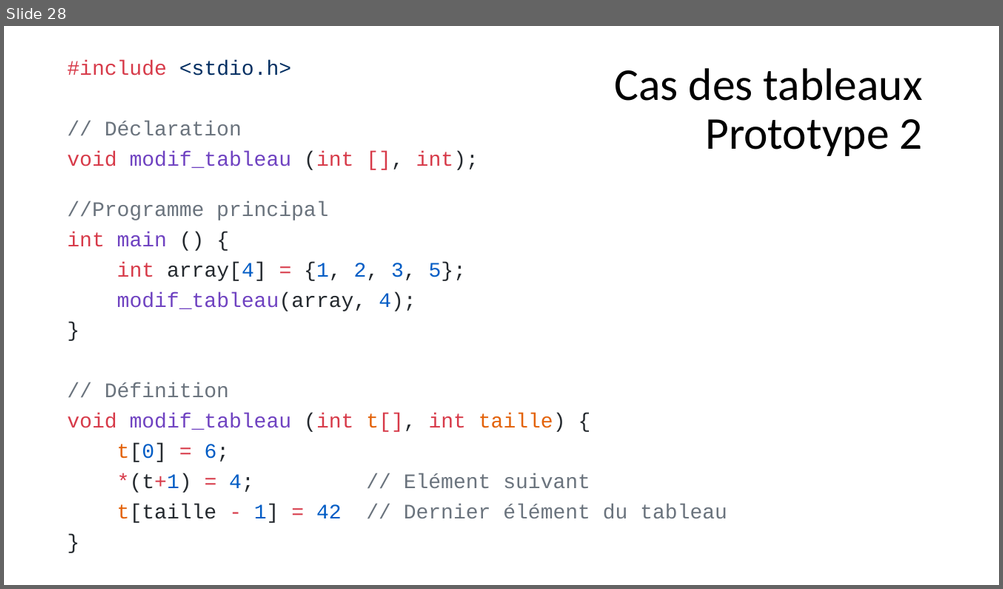
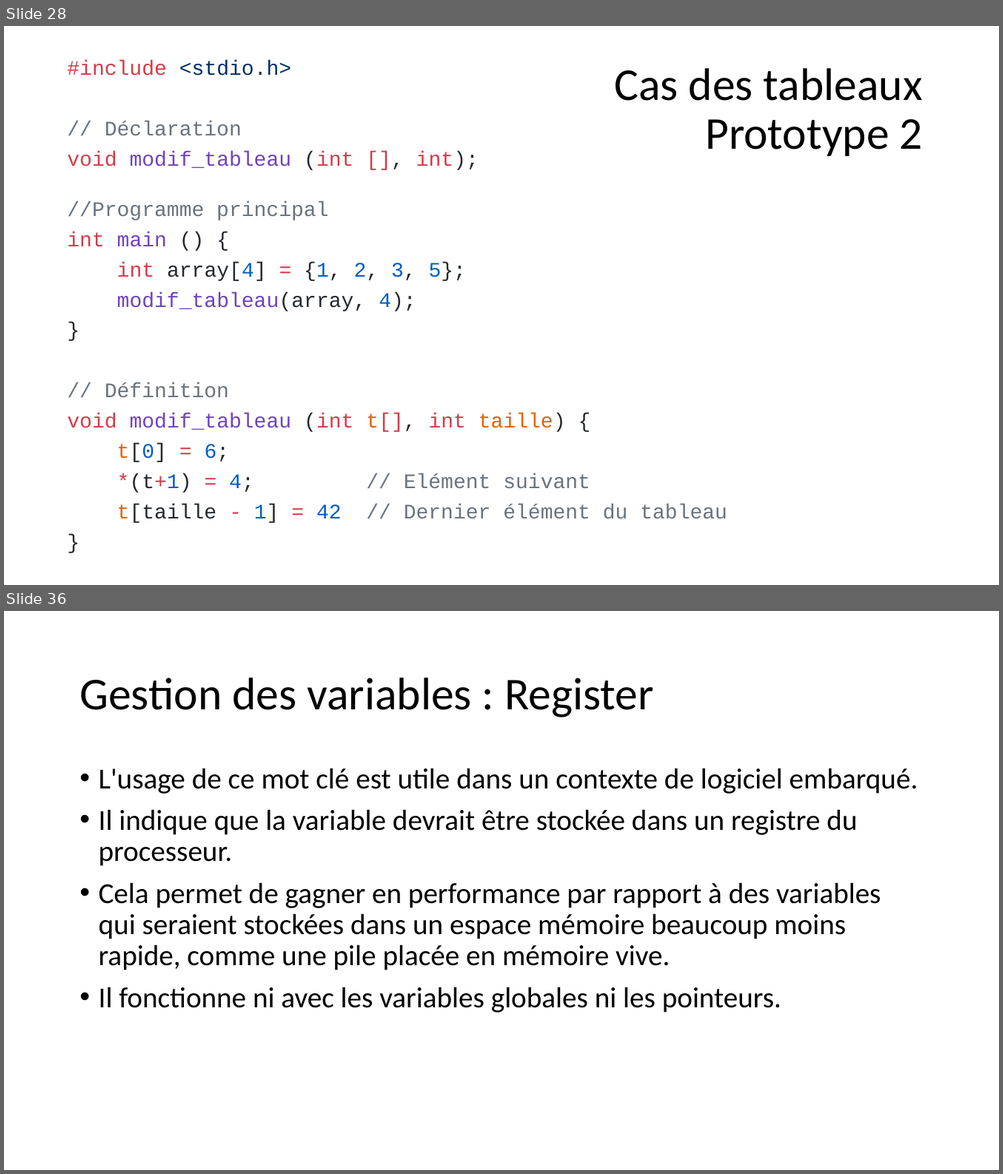
Before and after one commit to standard3/BTS1, a slide deck: 02_C/05_Fonctions/Fonctions.pptx. Shown one above the other, each under a label of ours: slide 28 before the commit, slides 28 and 36 after it; the slides between them are not shown. The pictures are 1003x589 and 1003x1174 pixels, drawn with LibreOffice and Linux fonts; fonts in the diff are those of the drawing. Boxes give left, top, right and bottom in pixels: in the first picture for what was removed or moved away, otherwise in the second. Text is boxed around its words. In the diff, an @@ line names an element or a change of style, - is before the commit and + after.

Commit message:
variables statiques

```diff
--- a/02_C/05_Fonctions/Fonctions.pptx
+++ b/02_C/05_Fonctions/Fonctions.pptx
@@ slide 36 added at bbox=[4, 611, 999, 1170], background #FFFFFF @@
@@ title added at bbox=[79, 678, 654, 718], 44 pt, text #000000 @@
+Gestion des variables : Register
@@ text added at bbox=[99, 768, 918, 1013], 28 pt, text #000000 @@
+• L'usage de ce mot clé est utile dans un contexte de logiciel embarqué.
+• Il indique que la variable devrait être stockée dans un registre du processeur.
+• Cela permet de gagner en performance par rapport à des variables qui seraient stockées dans un espace mémoire beaucoup moins rapide, comme une pile placée en mémoire vive.
+• Il fonctionne ni avec les variables globales ni les pointeurs.
```
Also in this commit, not shown: 12 other slides added, 3 other files.
